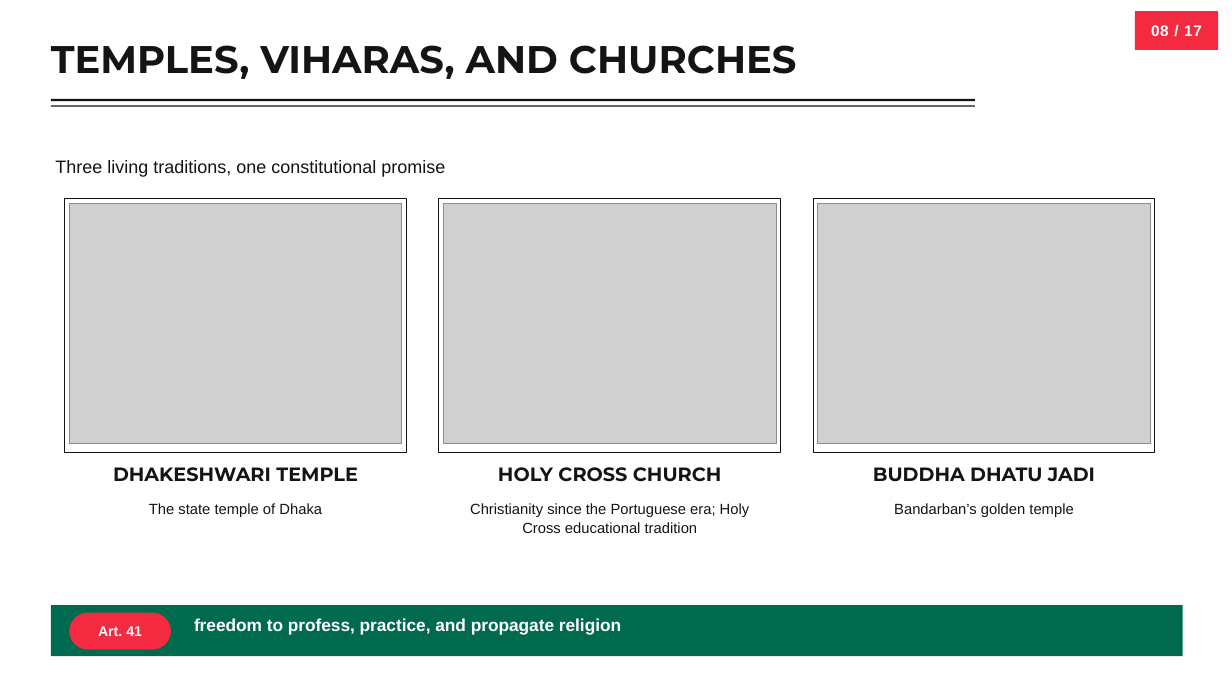
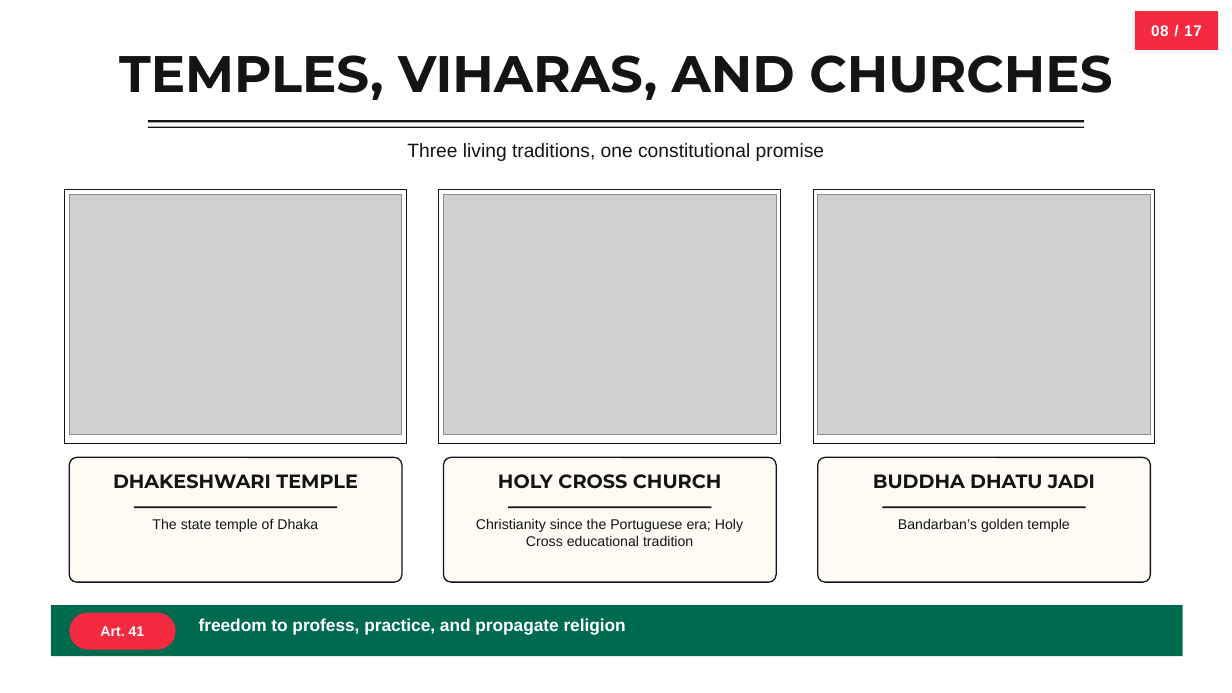
Before and after one commit to moon-netizen-arch/codex-ppt-skill, a slide deck: slide 8 of decks/bangladesh-cultural-diversity/bangladesh-cultural-diversity-editable.pptx. Drawn at 1232x693 pixels with LibreOffice and Linux fonts; fonts in the diff are those of the drawing; grey boxes stand for pictures. Boxes give left, top, right and bottom in pixels: in the first picture for what was removed or moved away, otherwise in the second. Text is boxed around its words. In the diff, an @@ line names an element or a change of style, - is before the commit and + after.

```diff
--- a/decks/bangladesh-cultural-diversity/bangladesh-cultural-diversity-editable.pptx
+++ b/decks/bangladesh-cultural-diversity/bangladesh-cultural-diversity-editable.pptx
@@ text "TEMPLES, VIHARAS, AND CHURCHES" at box(119, 55, 1112, 100): size 30 to 40 pt; alignment left to centre; line spacing 0.95 to 1 @@
@@ text "Three living traditions, one constitutional ...": place and size @@
-text "Three living traditions, one constitutional ..." at box(55, 160, 445, 177)
+text "Three living traditions, one constitutional ..." at box(407, 143, 824, 161)
@@ text "Three living traditions, one constitutional ..." at box(407, 143, 824, 161): size 14 to 15 pt; alignment left to centre @@
@@ rectangle: place and size @@
-rectangle at box(51, 105, 975, 106)
+rectangle at box(148, 120, 1084, 123)
@@ rectangle: place and size @@
-rectangle at box(51, 99, 975, 102)
+rectangle at box(148, 127, 1084, 128)
@@ 3 pictures, 3 rectangles: place and size @@
-3 pictures, 3 rectangles at box(65, 199, 1155, 453)
+3 pictures, 3 rectangles at box(65, 189, 1155, 444)
@@ rounded rectangle added at box(69, 457, 402, 582), fill #FDFBF4, outline #141414 1 pt @@
@@ text "DHAKESHWARI TEMPLE": place and size @@
-text "DHAKESHWARI TEMPLE" at box(113, 467, 358, 482)
+text "DHAKESHWARI TEMPLE" at box(113, 474, 358, 489)
@@ rounded rectangle added at box(444, 457, 776, 582), fill #FDFBF4, outline #141414 1 pt @@
@@ text "HOLY CROSS CHURCH": place and size @@
-text "HOLY CROSS CHURCH" at box(498, 467, 722, 482)
+text "HOLY CROSS CHURCH" at box(498, 474, 722, 489)
@@ rounded rectangle added at box(818, 457, 1151, 582), fill #FDFBF4, outline #141414 1 pt @@
@@ text "BUDDHA DHATU JADI": place and size @@
-text "BUDDHA DHATU JADI" at box(873, 467, 1095, 482)
+text "BUDDHA DHATU JADI" at box(873, 474, 1095, 489)
@@ rectangle added at box(134, 506, 337, 508), fill #141414 @@
@@ rectangle added at box(508, 506, 712, 508), fill #141414 @@
@@ rectangle added at box(883, 506, 1086, 508), fill #141414 @@
@@ text "The state temple of Dhaka": place and size @@
-text "The state temple of Dhaka" at box(149, 503, 322, 517)
+text "The state temple of Dhaka" at box(152, 518, 318, 532)
@@ text "Christianity since the Portuguese era; ...": place and size @@
-text "Christianity since the Portuguese era; ..." at box(470, 503, 750, 533)
+text "Christianity since the Portuguese era; ..." at box(476, 518, 743, 546)
@@ size 11.5 to 11 pt; line spacing 1.05 to 1 in 3 elements at box(152, 518, 318, 532), box(476, 518, 743, 546), box(898, 518, 1069, 532) @@
@@ text "Bandarban’s golden temple": place and size @@
-text "Bandarban’s golden temple" at box(894, 503, 1073, 517)
+text "Bandarban’s golden temple" at box(898, 518, 1069, 532)
@@ rounded rectangle "Art. 41": place and size @@
-rounded rectangle "Art. 41" at box(69, 613, 171, 650)
+rounded rectangle "Art. 41" at box(69, 613, 176, 650)
@@ text "freedom to profess, practice, and ...": place and size @@
-text "freedom to profess, practice, and ..." at box(194, 618, 621, 635)
+text "freedom to profess, practice, and ..." at box(199, 618, 626, 635)
```
Also in this commit, not shown: 15 other slides changed, 1 other file.
